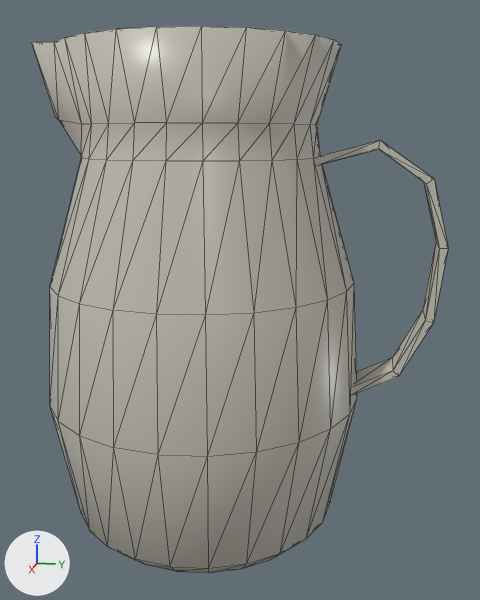
The glTF model assets/models/dr_jug.glb as it was, and as the next commit left it.
Rendered twice from a camera (50 mm lens) standing at (0.324, 0.068, 0.2) and looking at (0.0, 0.003, 0.119). The lights are fixed; the arrows at lower left show +X, +Y and +Z. The first picture is the older version. Mesh edges are drawn as thin lines. Vertices at exactly the same position are counted once.

The first picture shows 'dr_jug'.
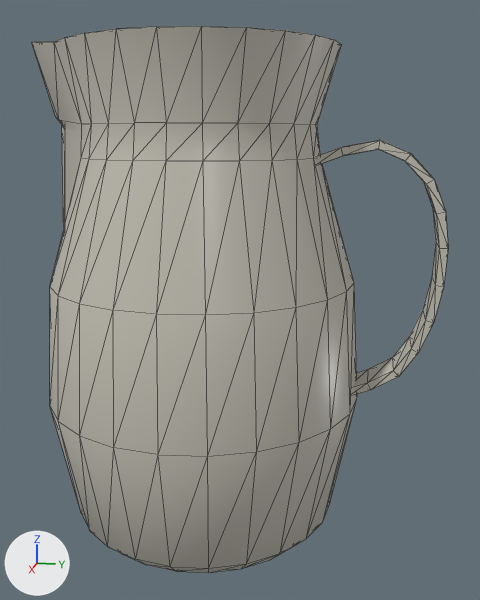
Location of each change, [x1, y1, x2, y2] in pixels of the pictures (480 x 600 px):
part 1 of me_dr_jug, reshaped
    before: [316, 140, 448, 394]
    after: [61, 124, 448, 395]

What changed in the scene script:
```text
Change me_dr_jug:
    used by ob_dr_jug; location = (0.0, 0.0, 0.0)
    remove me_dr_jug.from_pydata(...)  # 244 vertices, 480 faces; spans x -0.08..0.08, y -0.102..0.102, z 0.0..0.244
    add me_dr_jug.from_pydata(...)  # 316 vertices, 624 faces; spans x -0.08..0.08, y -0.102..0.102, z 0.0..0.244
    me_dr_jug part 1
    70 faces are deleted
    62 vertices are added at x -0.072..0.072, y -0.088..0.101, z 0.012..0.195
    10 new vertices lie (0.02, 0.0, 0.0) away from vertices in x -0.01, y 0.052..0.101, z 0.079..0.195
    214 new faces join them, mat_e1919_enamel (light grey #c8c5b8)
```
